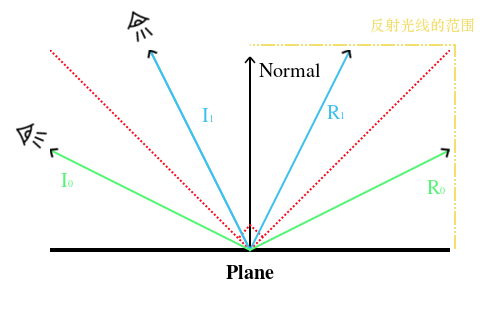
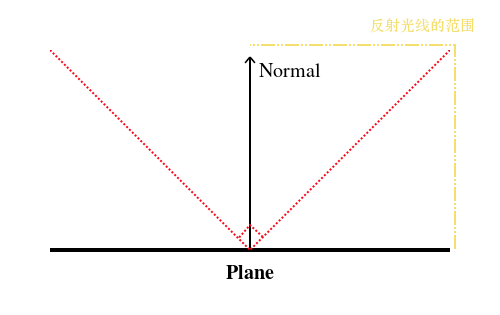
Revision of a layered 500px x 315px image; what changed, layer by layer:
moved "eyecon.png" into group "Green" over [15, 122, 48, 150]
moved "arrow copy #2" into group "Green" over [439, 147, 450, 159]
moved "arrow" into group "Green" over [50, 147, 60, 159]
moved "R0" into group "Green" over [427, 180, 445, 194]
moved "I0" into group "Green" over [61, 173, 73, 187]
moved "light #2" into group "Green" over [50, 149, 450, 252]
moved "arrow copy" into group "Blue" over [146, 50, 159, 59]
moved "arrow copy #1" into group "Blue" over [340, 50, 353, 59]
moved "eyecon.png #1" into group "Blue" over [127, 10, 154, 43]
moved "R1" into group "Blue" over [327, 105, 344, 119]
moved "I1" into group "Blue" over [202, 108, 213, 122]
moved "light #1" into group "Blue" over [149, 50, 351, 252]
